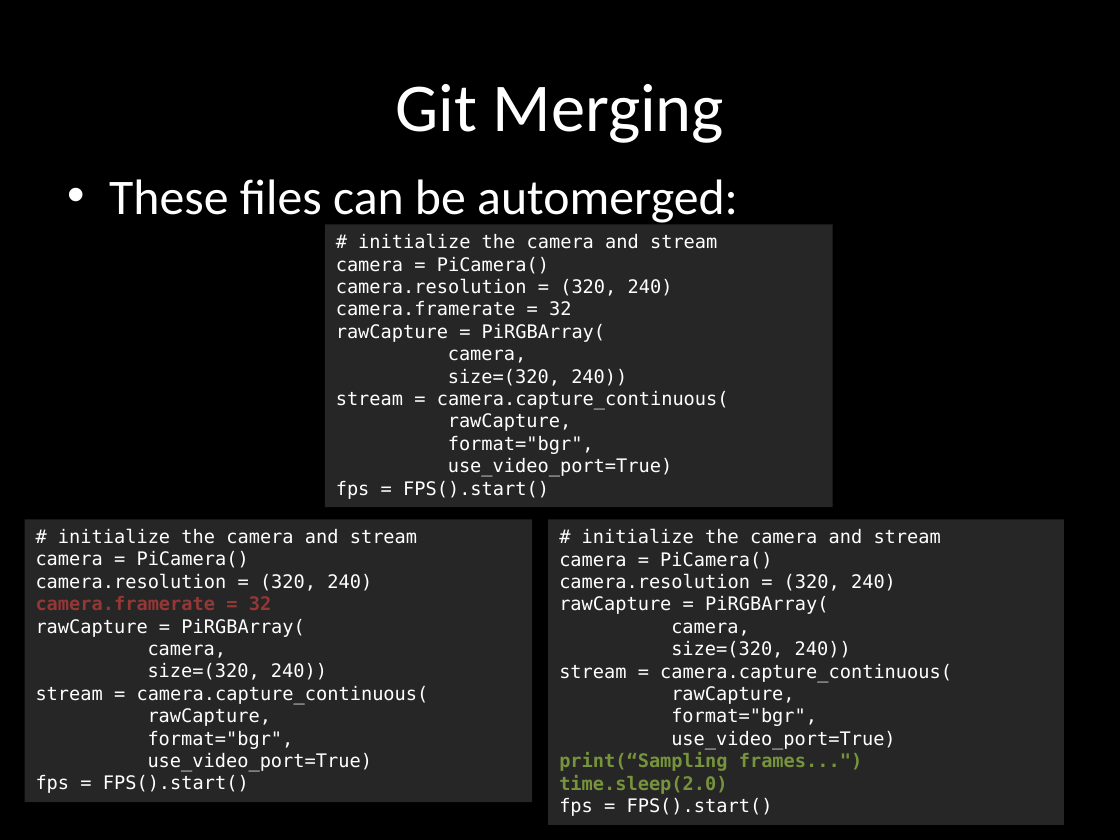
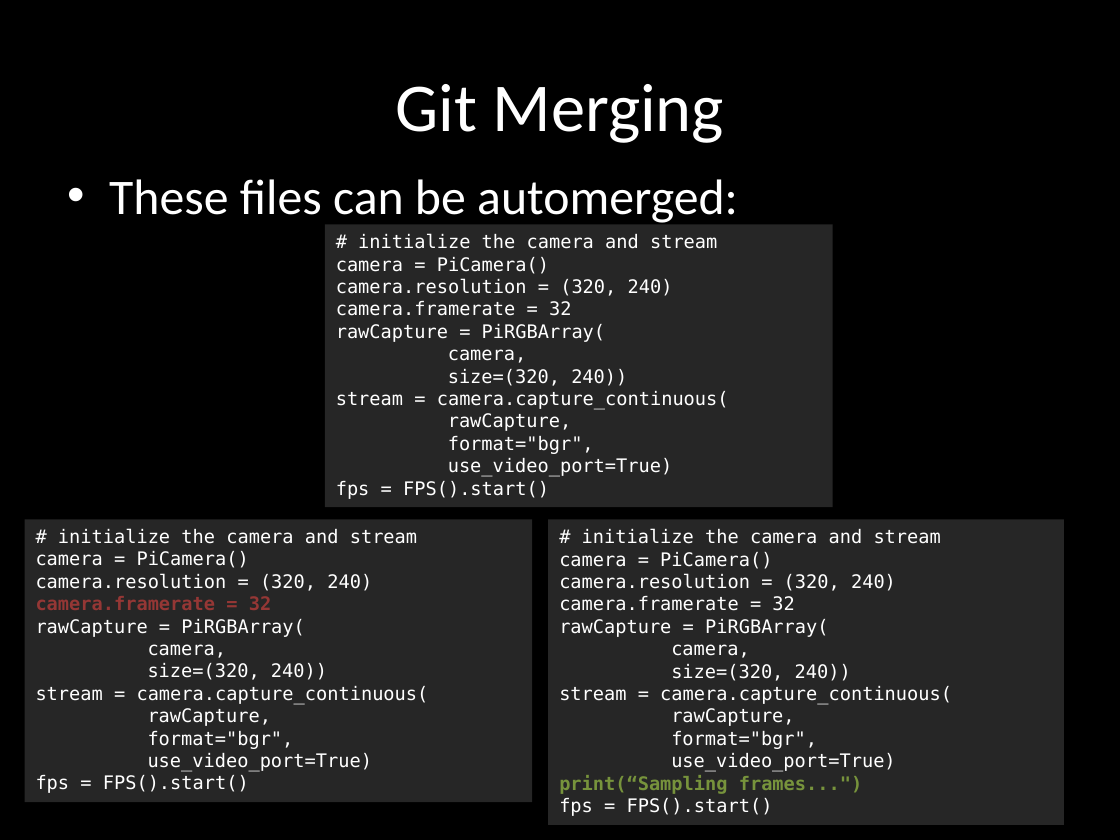
Before and after one commit to carlosgj/FRC-Training, a slide deck: slide 20 of Intro to Git.pptx. Drawn at 1120x840 pixels with LibreOffice and Linux fonts; fonts in the diff are those of the drawing; background and template pictures are left out. Boxes give left, top, right and bottom in pixels: in the first picture for what was removed or moved away, otherwise in the second. Text is boxed around its words. In the diff, an @@ line names an element or a change of style, - is before the commit and + after.

```diff
--- a/Intro to Git.pptx
+++ b/Intro to Git.pptx
@@ text in rectangle at (x1=559, y1=596, x2=794, y2=611): paragraph added @@
+camera.framerate = 32
@@ text in rectangle at (x1=559, y1=775, x2=727, y2=794): paragraph removed @@
-time.sleep(2.0)
```
Also in this commit, not shown: 6 other slides changed, 4 other files.
